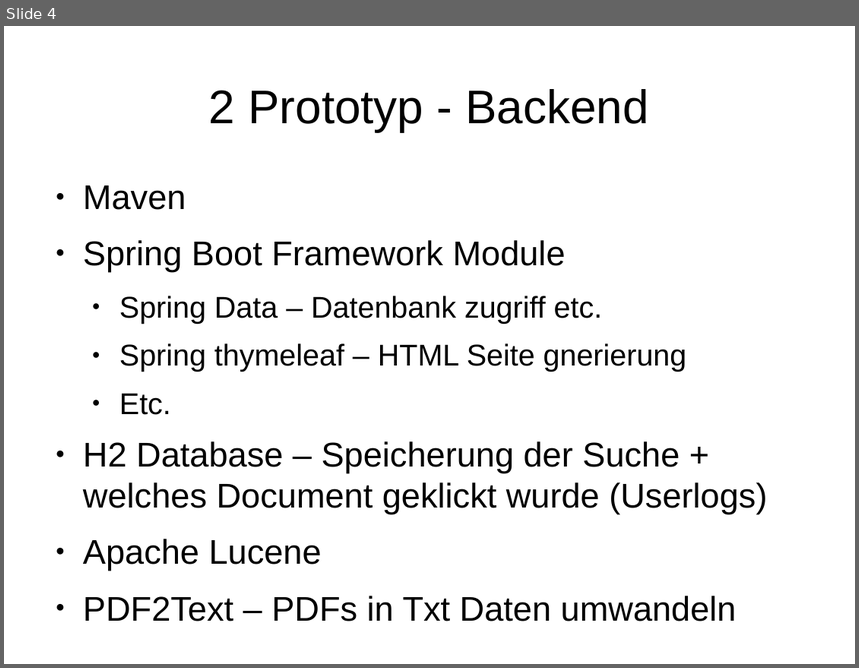
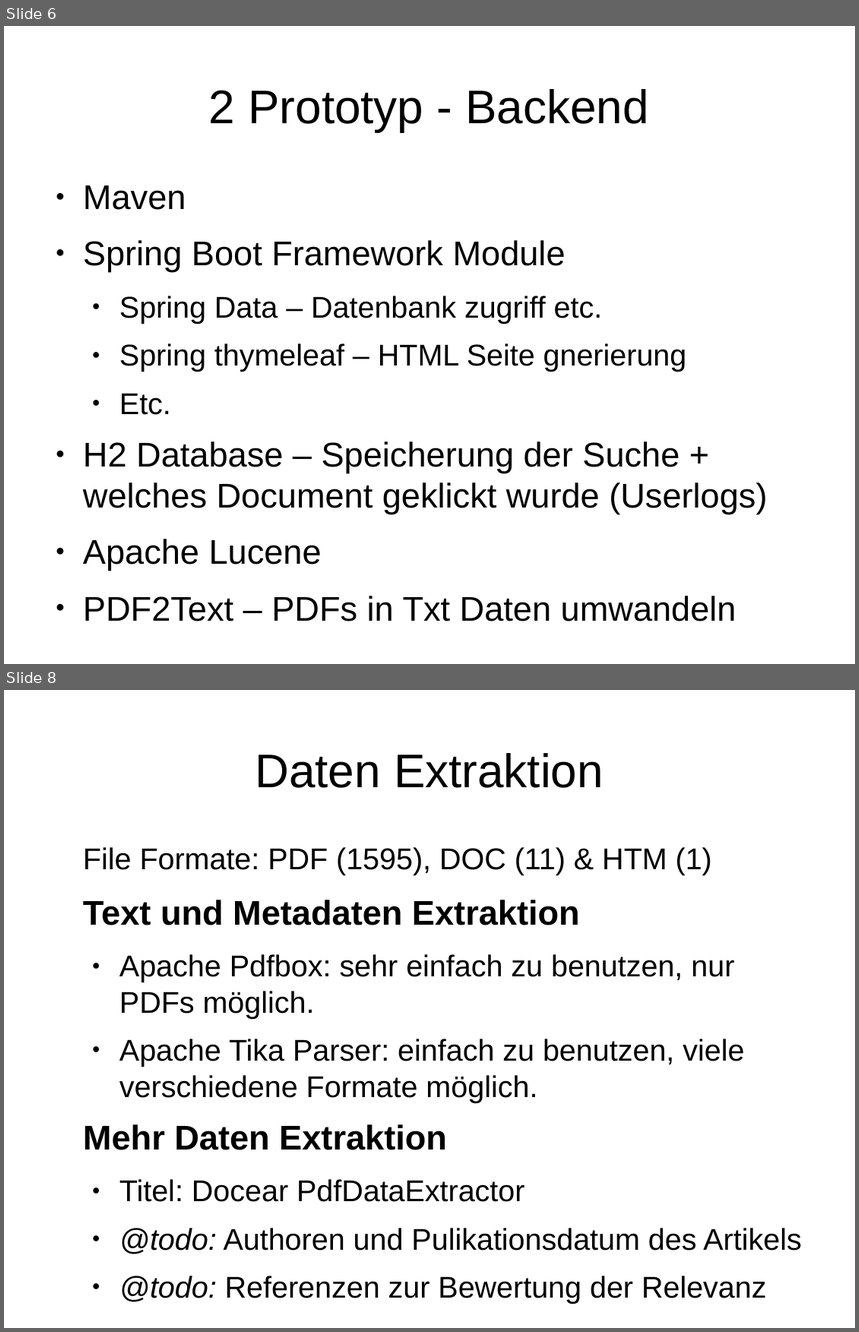
Before and after one commit to 43ndr1k/Digital-Text-Forensics, a slide deck: Zwischenpräsentation/Information Retrieval Zwischenpräsentation.odp. Shown one above the other, each under a label of ours: slide 4 before the commit, slides 6 and 8 after it; the slides between them are not shown. The pictures are 859x668 and 859x1332 pixels, drawn with LibreOffice and Linux fonts; fonts in the diff are those of the drawing. Boxes give left, top, right and bottom in pixels: in the first picture for what was removed or moved away, otherwise in the second. Text is boxed around its words. In the diff, an @@ line names an element or a change of style, - is before the commit and + after.

Commit message:
zweiter versuch folien jetzt auch fuer data extraction

```diff
--- a/Zwischenpräsentation/Information Retrieval Zwischenpräsentation.odp
+++ b/Zwischenpräsentation/Information Retrieval Zwischenpräsentation.odp
@@ slide 8 added at bbox=[4, 690, 855, 1328], background #FFFFFF @@
@@ title added at bbox=[255, 753, 604, 788], 44 pt, text #000000 @@
+Daten Extraktion
@@ text added at bbox=[83, 847, 801, 1304], 28 pt, text #000000 @@
+File Formate: PDF (1595), DOC (11) & HTM (1)
+Text und Metadaten Extraktion
+  ● Apache Pdfbox: sehr einfach zu benutzen, nur PDFs möglich.
+  ● Apache Tika Parser: einfach zu benutzen, viele verschiedene Formate möglich.
+Mehr Daten Extraktion
+  ● Titel: Docear PdfDataExtractor
+  ● @todo: Authoren und Pulikationsdatum des Artikels
+  ● @todo: Referenzen zur Bewertung der Relevanz
@@ what was slide 4 is now slide 6 @@
```
Also in this commit, not shown: 3 other slides added, 1 other file.
